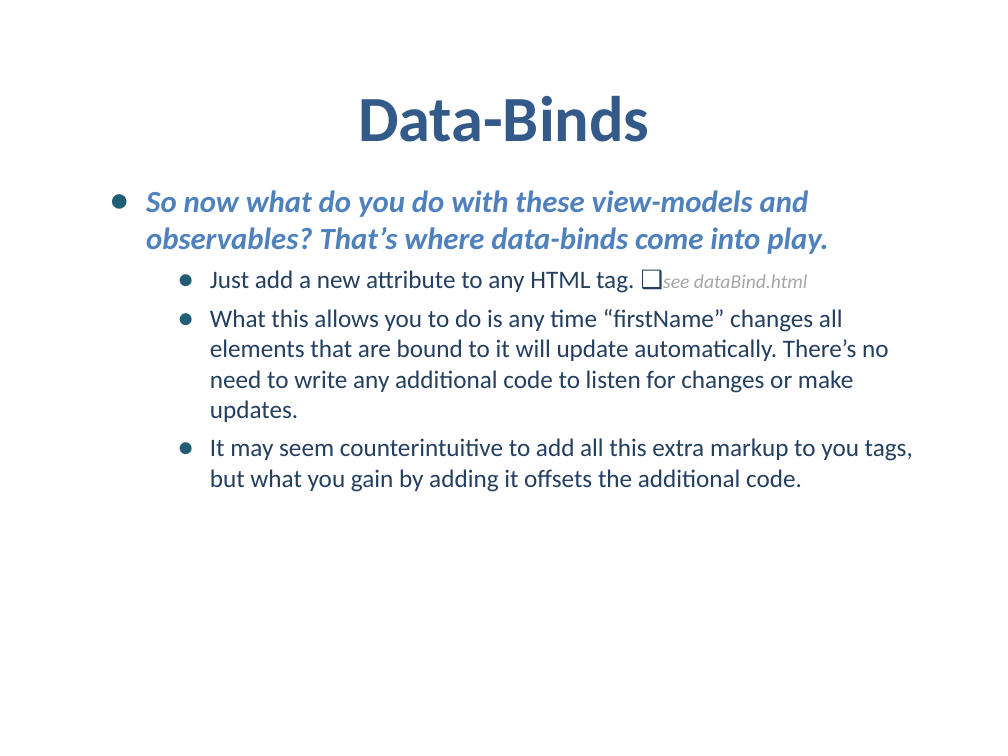
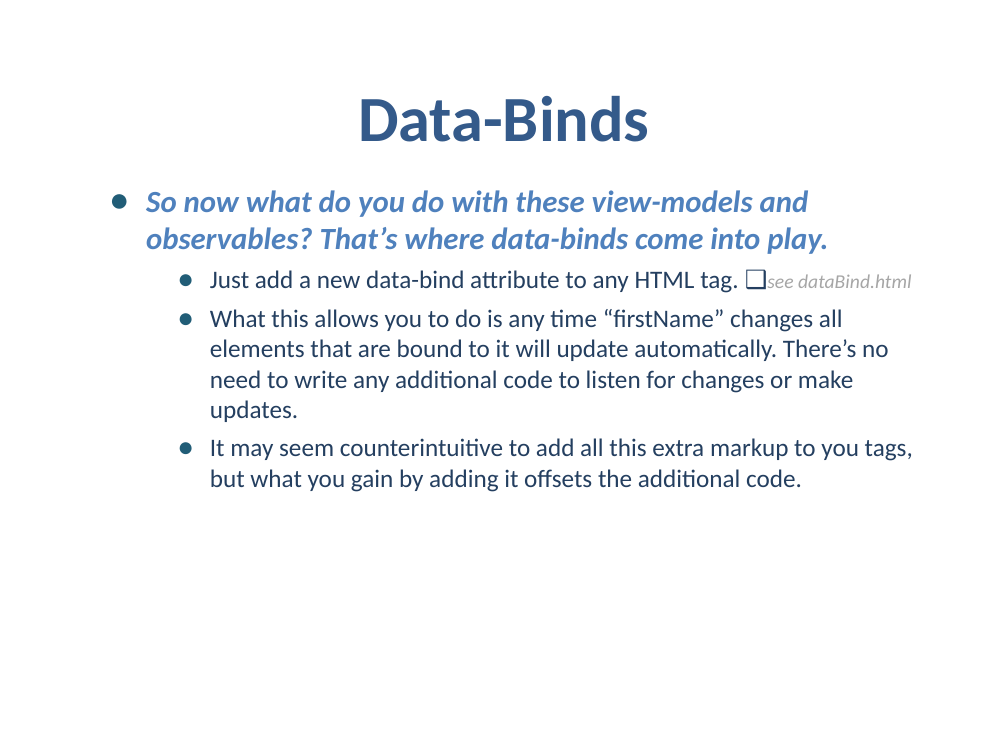
Before and after one commit to samnau/knockout-templating, a slide deck: slide 6 of Knockout Templating - slides.pptx. Drawn at 1008x756 pixels with LibreOffice and Linux fonts; fonts in the diff are those of the drawing; background and template pictures are left out. Boxes give left, top, right and bottom in pixels: in the first picture for what was removed or moved away, otherwise in the second. Text is boxed around its words. In the diff, an @@ line names an element or a change of style, - is before the commit and + after.

```diff
--- a/Knockout Templating - slides.pptx
+++ b/Knockout Templating - slides.pptx
@@ text at <box>210,270,911,293</box>: text changed @@
-      ● Just add a new attribute to any HTML tag. ❑see dataBind.html
+      ● Just add a new data-bind attribute to any HTML tag. ❑see dataBind.html
```
Also in this commit, not shown: 2 other slides changed, 3 slides added, 1 other file.
